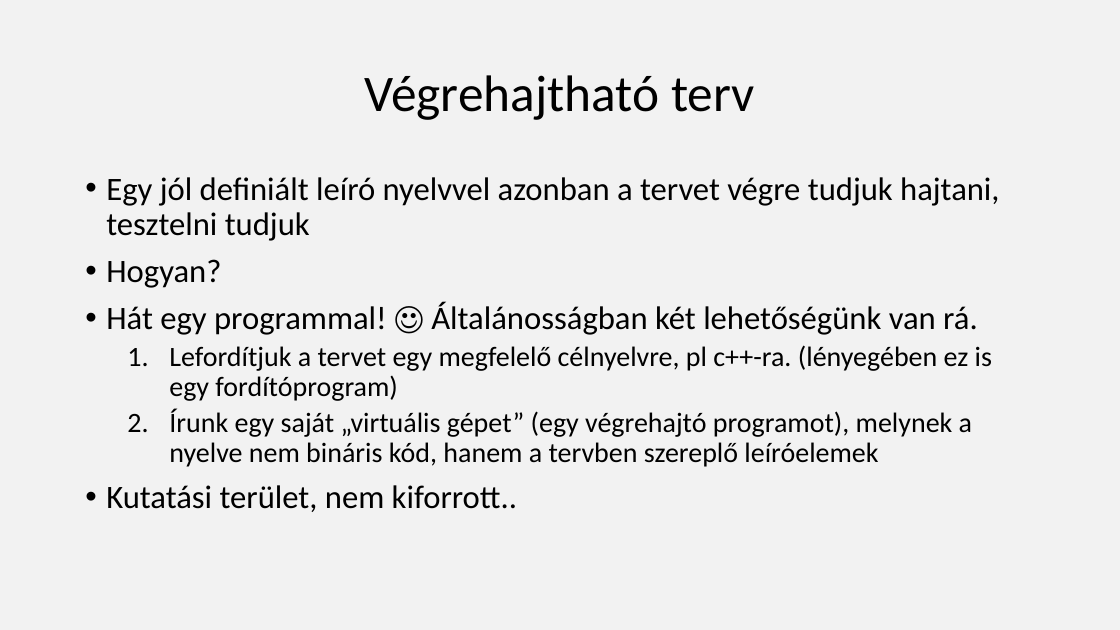
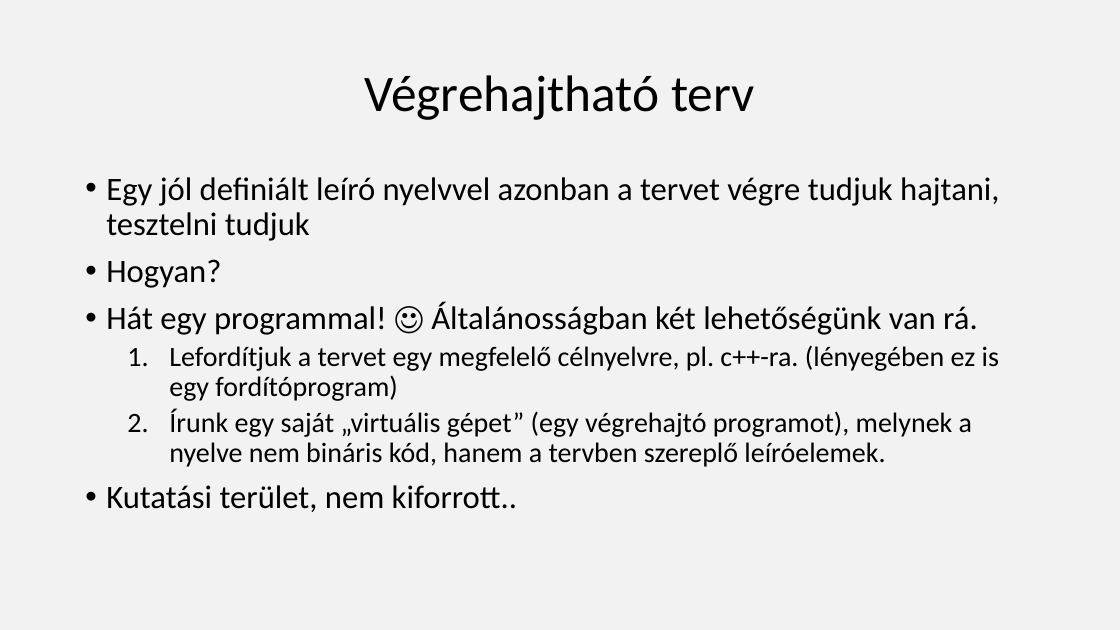
Before and after one commit to nagyandras95/Egyetem, a slide deck: slide 15 of efop/03/Absztakciós szintek a programozásban.pptx. Drawn at 1120x630 pixels with LibreOffice and Linux fonts; fonts in the diff are those of the drawing. Boxes give left, top, right and bottom in pixels: in the first picture for what was removed or moved away, otherwise in the second. Text is boxed around its words. In the diff, an @@ line names an element or a change of style, - is before the commit and + after.

```diff
--- a/efop/03/Absztakciós szintek a programozásban.pptx
+++ b/efop/03/Absztakciós szintek a programozásban.pptx
@@ text at box(169, 345, 999, 467): text changed @@
-  1. Lefordítjuk a tervet egy megfelelő célnyelvre, pl c++-ra. (lényegében ez is egy fordítóprogram)
-  2. Írunk egy saját „virtuális gépet” (egy végrehajtó programot), melynek a nyelve nem bináris kód, hanem a tervben szereplő leíróelemek
+  1. Lefordítjuk a tervet egy megfelelő célnyelvre, pl. c++-ra. (lényegében ez is egy fordítóprogram)
+  2. Írunk egy saját „virtuális gépet” (egy végrehajtó programot), melynek a nyelve nem bináris kód, hanem a tervben szereplő leíróelemek.
```
Also in this commit, not shown: 12 other slides changed, 9 other files.
